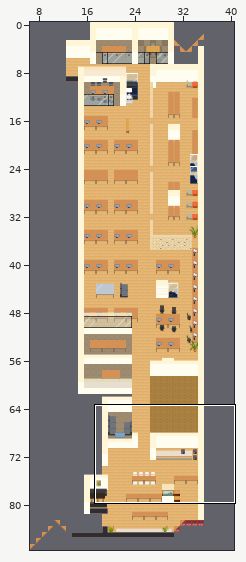
An edit to a level. Tiled map (JSON), maps/map.json. Above: a wide view before the commit, with the close-up outlined.
Close-up. Before the commit:
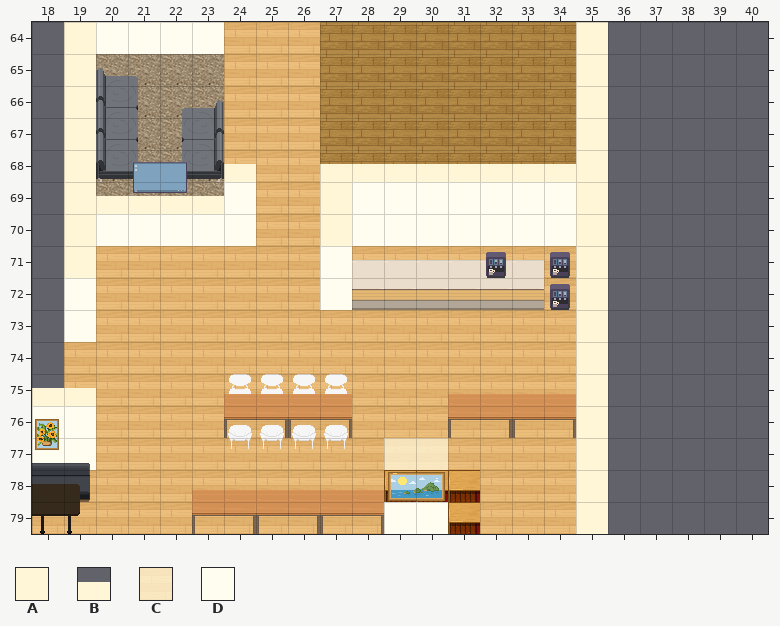
Cells are 32x32 px. Shown: x 18..40, y 64..79. The commit also changed other parts of the map, which this record leaves out.
Key: from "Office Tiledset_1": A 355, B 356, C 365, D 380.
_ is an empty cell.
Layers that did not change in this view are not listed.
Layer "Wallpaper #2" before, first column x 18:
64 _______________________
65 _______________________
66 _______________________
67 _______________________
68 ______B__BBBBBBBB______
69 ______D__ADDDDDDD______
70 _______________________
71 _______________________
72 _______________________
73 _______________________
74 _______________________
75 _______________________
76 _______________________
77 ___________CC__________
78 _______________________
79 _______________________
The same view after the edit:
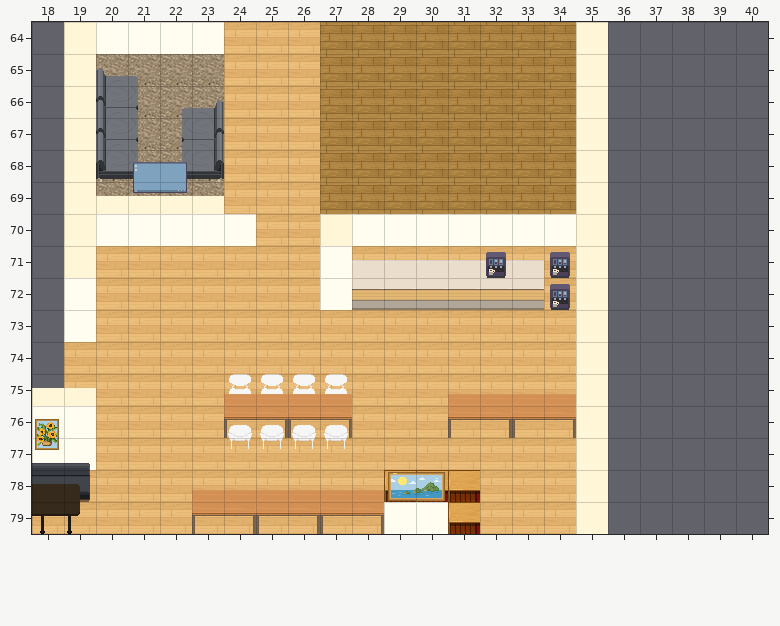
See-through tiles are keyed as they look on the map.
Message: feat: removed wallpaper
The exact change:
{"where": "layer \"Wallpaper #2\" (removed)"}
{"y":68,"x":24,"old":"B","new":"_"}
{"y":68,"x":27,"old":"BBBBBBBB","new":"________"}
{"y":69,"x":24,"old":"D","new":"_"}
{"y":69,"x":27,"old":"ADDDDDDD","new":"________"}
{"y":77,"x":29,"old":"CC","new":"__"}
